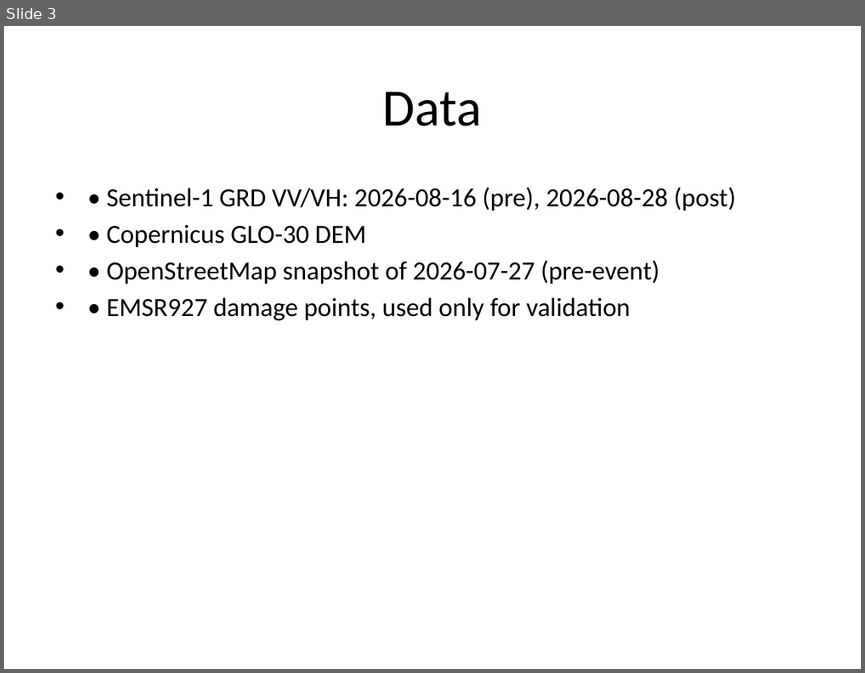
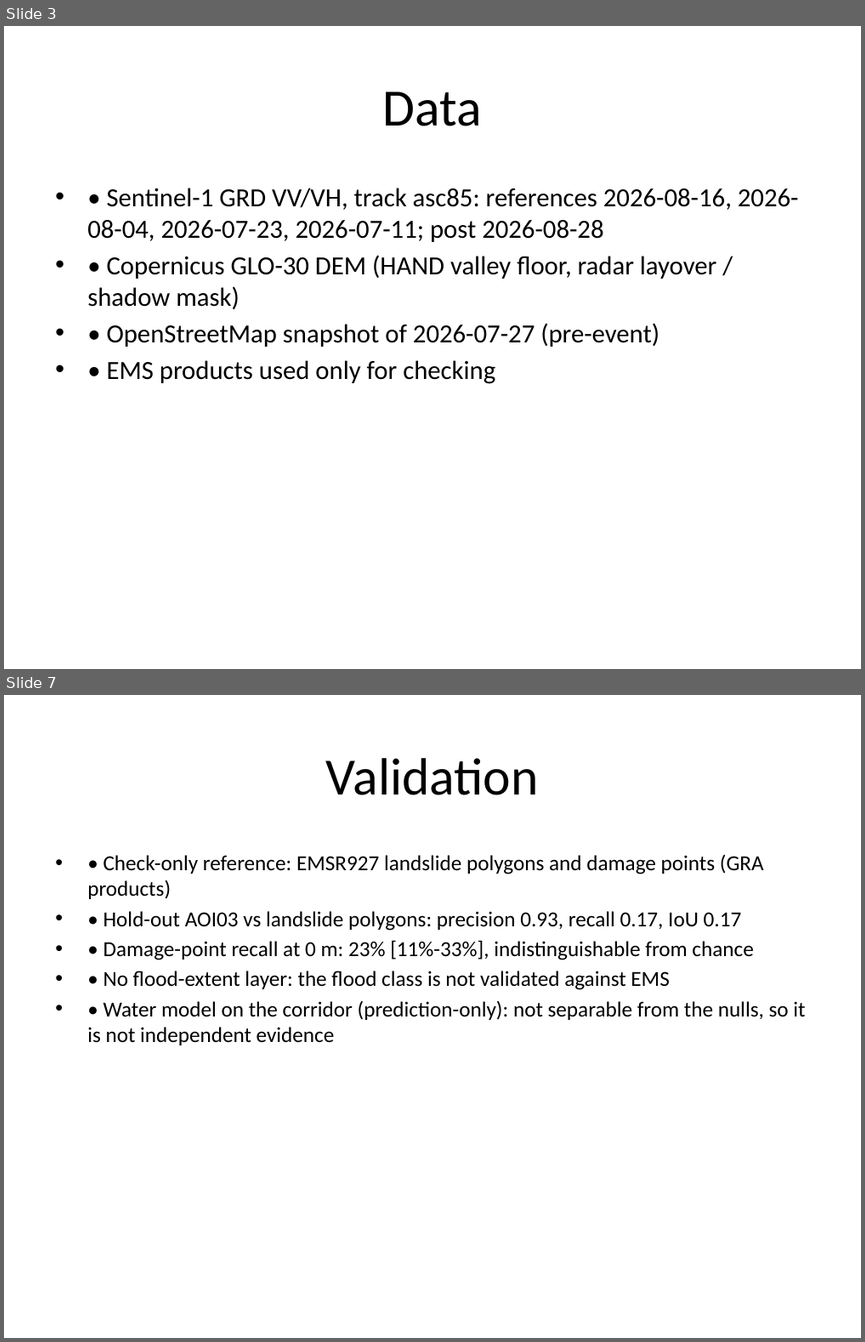
Before and after one commit to MANIKANTH678/trishuli-flood-mapping, a slide deck: outputs/presentation.pptx. Shown one above the other, each under a label of ours: slide 3 before the commit, slides 3 and 7 after it; the slides between them are not shown. The pictures are 865x673 and 865x1342 pixels, drawn with LibreOffice and Linux fonts; fonts in the diff are those of the drawing. Boxes give left, top, right and bottom in pixels: in the first picture for what was removed or moved away, otherwise in the second. Text is boxed around its words. In the diff, an @@ line names an element or a change of style, - is before the commit and + after.

```diff
--- a/outputs/presentation.pptx
+++ b/outputs/presentation.pptx
@@ slide 7 added at bbox=[4, 695, 861, 1338], background #FFFFFF @@
@@ title added at bbox=[326, 758, 539, 795], 44 pt, text #000000 @@
+Validation
@@ text added at bbox=[87, 855, 805, 1045], 18 pt, text #000000 @@
+• • Check-only reference: EMSR927 landslide polygons and damage points (GRA products)
+• • Hold-out AOI03 vs landslide polygons: precision 0.93, recall 0.17, IoU 0.17
+• • Damage-point recall at 0 m: 23% [11%-33%], indistinguishable from chance
+• • No flood-extent layer: the flood class is not validated against EMS
+• • Water model on the corridor (prediction-only): not separable from the nulls, so it is not independent evidence
@@ slide 3 changed as well @@
@@ text at bbox=[87, 188, 799, 309]: text changed @@
-• • Sentinel-1 GRD VV/VH: 2026-08-16 (pre), 2026-08-28 (post)
-• • Copernicus GLO-30 DEM
+• • Sentinel-1 GRD VV/VH, track asc85: references 2026-08-16, 2026-08-04, 2026-07-23, 2026-07-11; post 2026-08-28
+• • Copernicus GLO-30 DEM (HAND valley floor, radar layover / shadow mask)
@@ text at bbox=[107, 360, 495, 384]: text changed @@
-• • EMSR927 damage points, used only for validation
+• • EMS products used only for checking
```
Also in this commit, not shown: 6 other slides changed, 1 other slide added, 3 slides removed, 4 other files.
